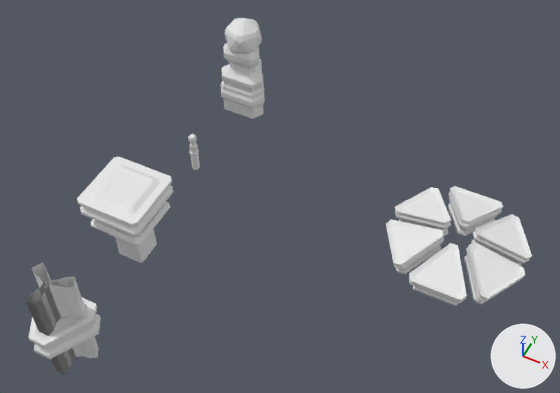
The FBX model MLD66/Assets/base/buildings/buildings.fbx: old version first, new version second.
Both versions are drawn from a camera (50 mm lens) standing at (5.95, -8.37, 10.23) and looking at (2.18, -0.82, 0.79). The lights are fixed; the arrows at lower right show +X, +Y and +Z. Objects named as collision shapes, trigger or cutter boxes, shadow casters or lower levels of detail are left out. Where no turn or scale is listed for an object, it has been applied to the vertices.

The older version as bpy lines, for what is in view:
```python
me_cylinder_003 = bpy.data.meshes.new('Cylinder.003')
me_cylinder_003.from_pydata(...)  # 90 vertices, 85 faces; spans x -0.49..0.49, y -0.36..0.49, z -0.3..1.28
me_mesh = bpy.data.meshes.new('Mesh')
me_mesh.from_pydata(...)  # 504 vertices, 480 faces; spans x -1.17..1.17, y -1.12..1.12, z -0.03..0.51
me_mesh_001 = bpy.data.meshes.new('Mesh.001')
me_mesh_001.from_pydata(...)  # 36 vertices, 6 faces; spans x -1.09..1.09, y -1.06..1.06, z 0.3..0.46
ob_laserdrill = bpy.data.objects.new('laserdrill', me_cylinder_003)
ob_laserdrill.location = (0.0, 2.0, 0.0)
ob_solarpanel = bpy.data.objects.new('solarpanel', me_mesh)
ob_solarpanel.location = (5.0, 0.0, 0.0)
ob_solarpanel_panes = bpy.data.objects.new('solarpanel_panes', me_mesh_001)
ob_solarpanel_panes.location = (5.0, 0.0, 0.0)
# also in view: 'cpu' at (0.0, -2.0, 0.32); 'connector_detail' at (0.0, -4.08, 0.0); 'connector' at (0.0, -4.06, 0.0); 'laserdrill_lens' at (0.0, 2.0, 1.38)
```
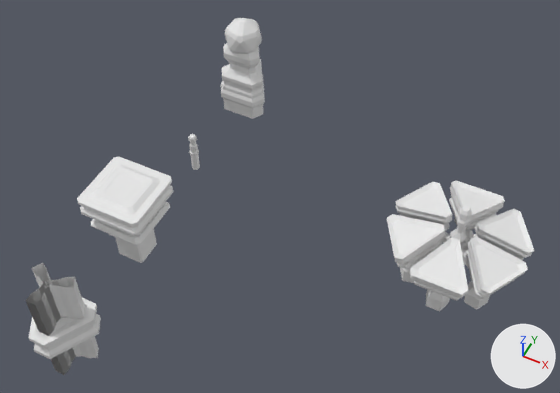
Location of each change, [x1, y1, x2, y2] in pixels of the pictures (560 x 393 px; the box of a moved part takes in the faces that stretch with it):
'solarpanel', reshaped (8% taller): before [386, 186, 532, 306]; after [387, 181, 534, 311]
'solarpanel_panes', reshaped: before [391, 192, 526, 295]; after [392, 187, 527, 289]
'solarpanel_center', added: after [450, 206, 472, 249]
part 1 of me_mesh, moved or reshaped: before [409, 243, 467, 306]; after [410, 237, 468, 301]
part 2 of me_mesh, moved or reshaped: before [386, 220, 444, 274]; after [387, 214, 445, 269]
part 3 of me_mesh, moved or reshaped: before [395, 187, 451, 236]; after [396, 182, 452, 231]
part 4 of me_mesh, moved or reshaped: before [448, 186, 503, 236]; after [449, 181, 505, 230]
part 5 of me_mesh, moved or reshaped: before [471, 214, 532, 266]; after [473, 209, 534, 261]
part 6 of me_mesh, moved or reshaped: before [464, 242, 525, 305]; after [466, 236, 528, 299]
part 7 of me_mesh, added: after [400, 219, 490, 311]

Diff of the bpy script that builds the scene:
```diff
--- a/MLD66/Assets/base/buildings/buildings.fbx.py
+++ b/MLD66/Assets/base/buildings/buildings.fbx.py
@@ me_mesh @@
 # used by ob_solarpanel; location = (5.0, 0.0, 0.0)
-me_mesh.from_pydata(...)  # 504 vertices, 480 faces; spans x -1.17..1.17, y -1.12..1.12, z -0.03..0.51
+me_mesh.from_pydata(...)  # 1260 vertices, 1116 faces; spans x -1.17..1.17, y -1.12..1.12, z -0.58..0.66
+# me_mesh part 1: the loose piece of 84 vertices spanning x -0.47..0.47, y -1.12..-0.25, z -0.03..0.51 is moved by (0.0, 0.0, 0.14)
+# me_mesh part 2: the loose piece of 84 vertices spanning x -1.17..-0.18, y -0.91..-0.07, z -0.03..0.51 is moved by (0.0, 0.0, 0.14)
+# me_mesh part 3: the loose piece of 84 vertices spanning x -1.17..-0.18, y 0.07..0.91, z -0.03..0.51 is moved by (0.0, 0.0, 0.14)
+# me_mesh part 4: the loose piece of 84 vertices spanning x -0.47..0.47, y 0.25..1.12, z -0.03..0.51 is moved by (0.0, 0.0, 0.14)
+# me_mesh part 5: the loose piece of 84 vertices spanning x 0.18..1.17, y 0.07..0.91, z -0.03..0.51 is moved by (0.0, 0.0, 0.14)
+# me_mesh part 6: the loose piece of 84 vertices spanning x 0.18..1.17, y -0.91..-0.07, z -0.03..0.51 is moved by (0.0, 0.0, 0.14)
+# me_mesh part 7: 756 vertices added at x -0.81..0.81, y -0.86..0.86, z -0.58..0.28
@@ me_mesh_001 @@
 # used by ob_solarpanel_panes; location = (5.0, 0.0, 0.0)
-me_mesh_001.from_pydata(...)  # 36 vertices, 6 faces; spans x -1.09..1.09, y -1.06..1.06, z 0.3..0.46
+me_mesh_001.from_pydata(...)  # 36 vertices, 24 faces; spans x -1.09..1.09, y -1.06..1.06, z 0.43..0.59
+# me_mesh_001 part 8: the whole mesh is rebuilt
@@ me_cylinder_005 @@
+me_cylinder_005.from_pydata(...)  # 96 vertices, 92 faces; spans x -0.141..0.141, y -0.122..0.122, z -0.862..0.192
@@ ob_solarpanel_center @@
+ob_solarpanel_center = bpy.data.objects.new('solarpanel_center', me_cylinder_005)
+ob_solarpanel_center.location = (5.0, 0.0, 0.91)
```
